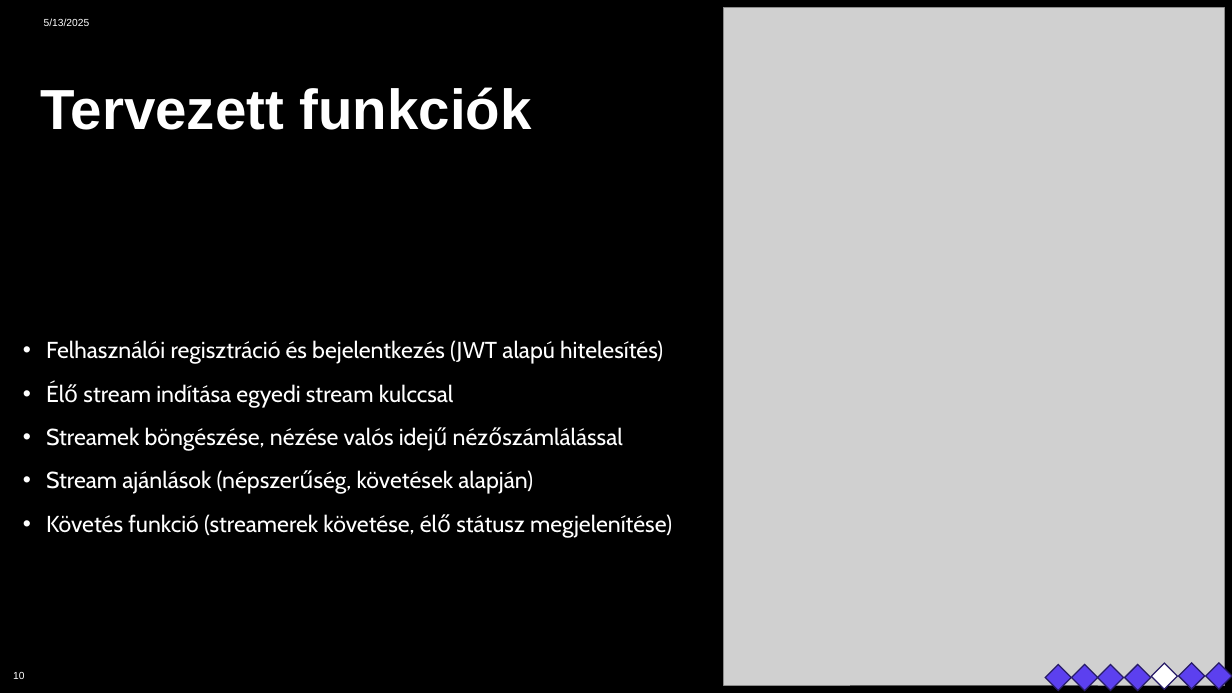
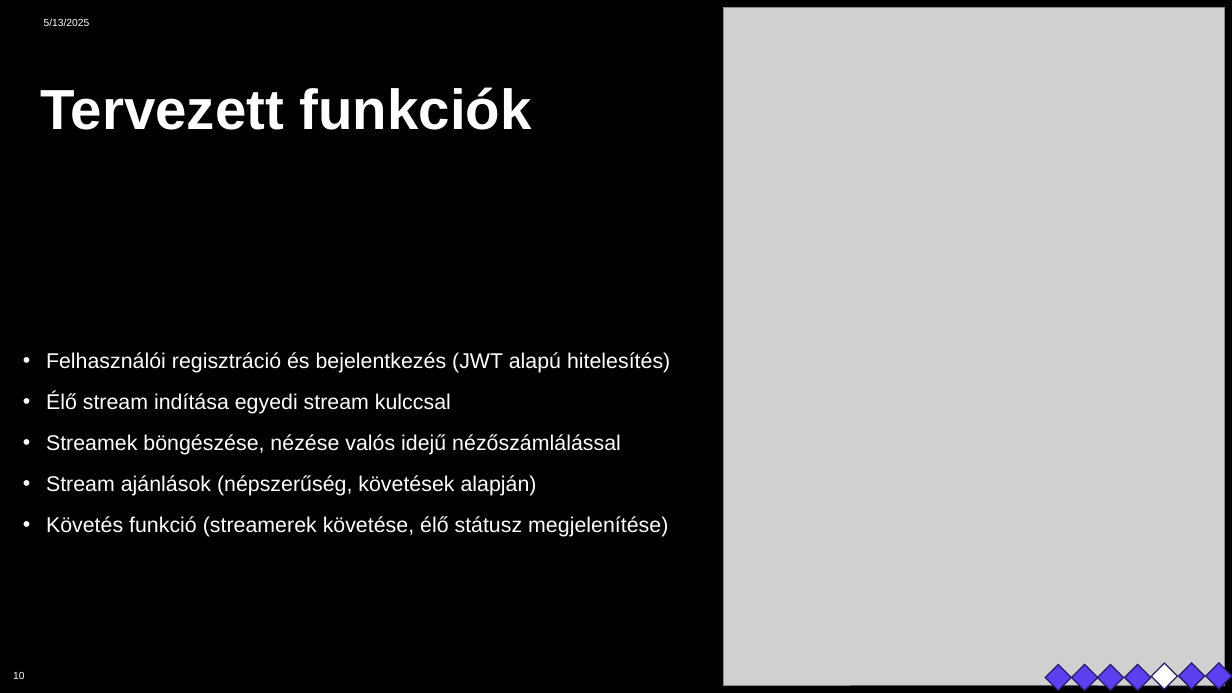
Before and after one commit to GriffManoue/live-streaming-kubernetes, a slide deck: slide 10 of Documents/live-streaming-service-presentation.pptx. Drawn at 1232x693 pixels with LibreOffice and Linux fonts; fonts in the diff are those of the drawing; grey boxes stand for pictures. Boxes give left, top, right and bottom in pixels: in the first picture for what was removed or moved away, otherwise in the second. Text is boxed around its words. In the diff, an @@ line names an element or a change of style, - is before the commit and + after.

Commit message:
fix: Update live streaming service presentation

```diff
--- a/Documents/live-streaming-service-presentation.pptx
+++ b/Documents/live-streaming-service-presentation.pptx
@@ text "Felhasználói regisztráció és bejelentkezés (JWT ..." at [46,352,670,537]: size 18 to 16.6 pt, font Cabin to Arial @@
```
Also in this commit, not shown: 3 other slides changed.
